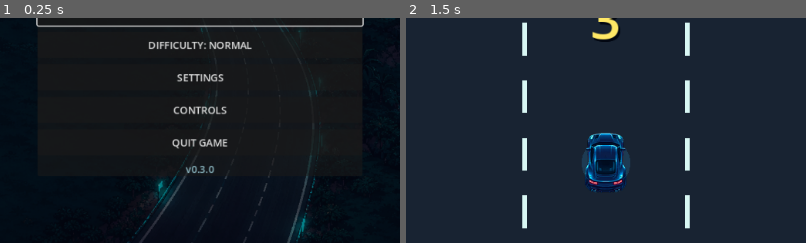
Above: before the commit, frames 1-2 (left to right).
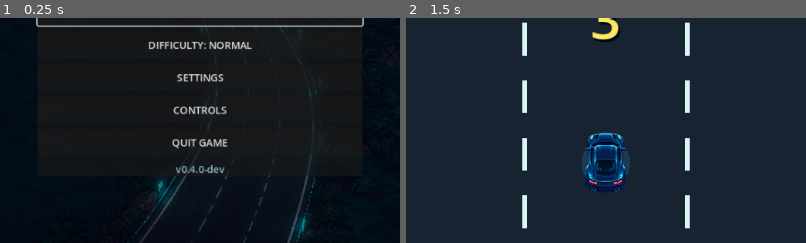
Above: after the commit, the same moments.

Repository: xiejiamincyq/car
Game: Godot game, scene res://scenes/main.tscn
Two runs of this game, one before a commit and one after it. Both use one fixed random seed, a clock stepped at 60 frames per second and the inputs below.
Inputs:
- Up to frame 1 (0.25 s): no input
- Up to frame 2 (1.5 s): click "START RACE" at 0.5 s; tap Enter at 1.25 s; hold Right (steer_right) from 1.28 s (still down); tap P at 1.35 s
The pictures show only the part of the screen within x 25-75%, y 50-100%; the shares and areas given below are measured in that part.

The runs differ from the first frame. In frame 1, 0.2% of the frame differs, in the area x 44-57%, y 65-69%; in frame 2, nothing differs.

Commit message:
chore: open 0.4.0 tour development

Diff:
--- a/project.godot
+++ b/project.godot
@@ -4,7 +4,7 @@
 
 [application]
 config/name="Neon Coast Rush"
-config/version="0.3.0"
+config/version="0.4.0-dev"
 config/features=PackedStringArray("4.7")
 run/main_scene="res://scenes/main.tscn"
 
--- a/scenes/main.tscn
+++ b/scenes/main.tscn
@@ -260,7 +260,7 @@
 [node name="Version" type="Label" parent="CanvasLayer/TitleScreen/Center/Card/Content"]
 layout_mode = 2
 theme_override_colors/font_color = Color(0.55, 0.72, 0.76, 1)
-text = "v0.3.0"
+text = "v0.4.0-dev"
 horizontal_alignment = 1
 
 [node name="SettingsScreen" type="Control" parent="CanvasLayer"]
--- a/tests/test_release_metadata.gd
+++ b/tests/test_release_metadata.gd
@@ -1,18 +1,18 @@
 extends SceneTree
 
-const RELEASE_VERSION := "0.3.0"
+const RELEASE_VERSION := "0.4.0-dev"
 
 func _init() -> void:
 	var project := ConfigFile.new()
 	assert(project.load("res://project.godot") == OK, "Release validation must read project metadata")
-	assert(project.get_value("application", "config/version", "") == RELEASE_VERSION, "The release candidate must identify the frozen 0.3.0 version")
+	assert(project.get_value("application", "config/version", "") == RELEASE_VERSION, "The active branch must identify the 0.4.0 tour-development version")
 
 	var export_presets := ConfigFile.new()
 	assert(export_presets.load("res://export_presets.cfg") == OK, "Release validation must read Windows export metadata")
 	assert(export_presets.get_value("preset.0.options", "application/product_version", "") == RELEASE_VERSION, "Windows product version must match the project version")
-	assert(export_presets.get_value("preset.0.options", "application/file_version", "") == "0.3.0.0", "Windows file version must match the frozen 0.3.0 release")
-	assert(export_presets.get_value("preset.0.options", "application/file_description", "") == "Neon Coast Rush", "Windows file description must not identify the final candidate as a development build")
-	assert(export_presets.get_value("preset.0", "export_path", "") == "exports/0.3.0/package/NeonCoastRush.exe", "The default Windows export path must be versioned")
+	assert(export_presets.get_value("preset.0.options", "application/file_version", "") == "0.4.0.0", "Windows file version must remain numeric during 0.4.0 development")
+	assert(export_presets.get_value("preset.0.options", "application/file_description", "") == "Neon Coast Rush tour development build", "Windows metadata must identify the development build")
+	assert(export_presets.get_value("preset.0", "export_path", "") == "exports/0.4.0-dev/package/NeonCoastRush.exe", "The default development export path must be versioned")
 	var excluded_resources := str(export_presets.get_value("preset.0", "exclude_filter", ""))
 	assert("tests/*" in excluded_resources, "Release exports must not ship the automated test scripts")
 	assert("art/source/*" in excluded_resources, "Release exports must not ship high-resolution generated art sources")
@@ -21,8 +21,8 @@
 	assert(RELEASE_VERSION in readme, "README must name the exact candidate version")
 	assert("v0.2.0" in readme, "README must retain the stable rollback tag")
 	var main_scene := FileAccess.get_file_as_string("res://scenes/main.tscn")
-	assert('text = "v0.3.0"' in main_scene, "The title screen must show the frozen release version")
+	assert('text = "v0.4.0-dev"' in main_scene, "The title screen must show the active development version")
 	var checklist := FileAccess.get_file_as_string("res://docs/release-checklist.md")
 	assert("v0.2.0" in checklist, "Release checklist must retain the stable rollback tag")
-	assert(checklist.begins_with("# 0.3.0 本机发布"), "Release checklist must identify 0.3.0 as the active local release")
+	assert(checklist.begins_with("# 0.3.0 本机发布"), "The frozen release checklist must remain an accurate 0.3.0 record during development")
 	quit()
Not shown, changed: export_presets.cfg
Not shown, changed: README.md
Not shown, changed: tasks/todo.md
